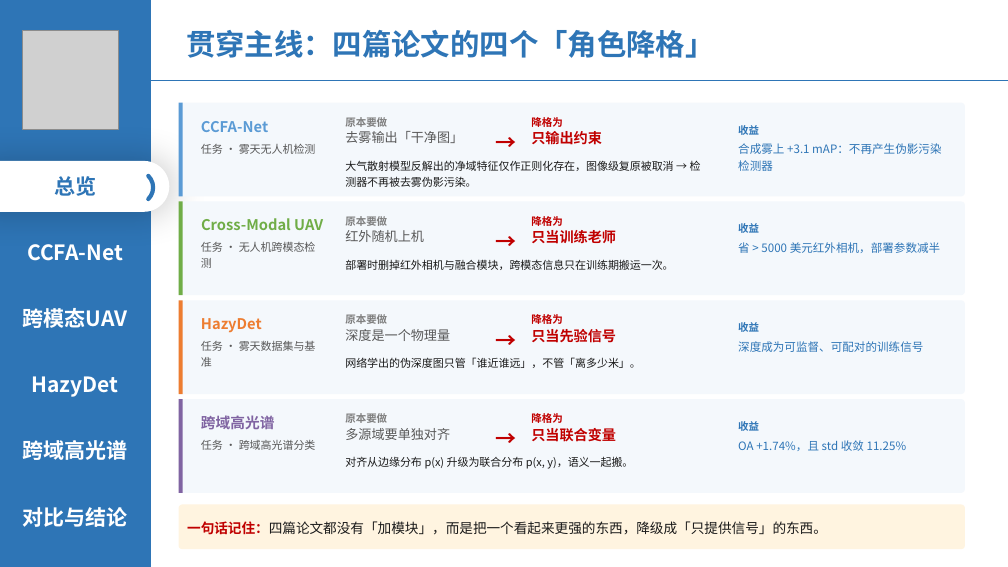
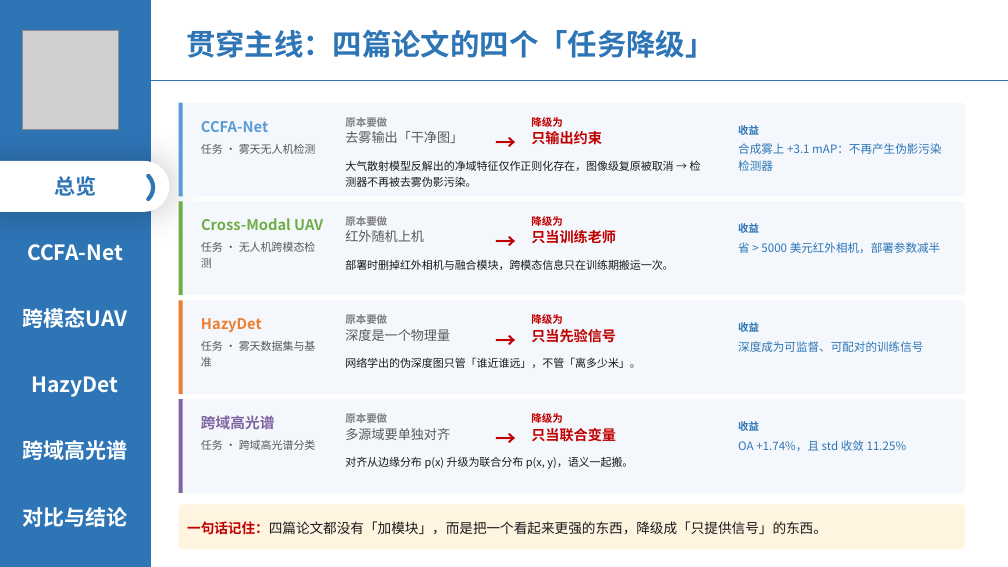
Before and after one commit to 139876/paper-notes, a slide deck: slide 4 of 论文精读/3-HazyDet精读/附件/四篇论文-组会汇报.pptx. Drawn at 1008x567 pixels with LibreOffice and Linux fonts; fonts in the diff are those of the drawing; grey boxes stand for pictures. Boxes give left, top, right and bottom in pixels: in the first picture for what was removed or moved away, otherwise in the second. Text is boxed around its words. In the diff, an @@ line names an element or a change of style, - is before the commit and + after.

```diff
--- a/论文精读/3-HazyDet精读/附件/四篇论文-组会汇报.pptx
+++ b/论文精读/3-HazyDet精读/附件/四篇论文-组会汇报.pptx
@@ text at <box>186,30,714,58</box>: text changed @@
-贯穿主线：四篇论文的四个「角色降格」
+贯穿主线：四篇论文的四个「任务降级」
@@ text at <box>531,117,562,127</box>: text changed @@
-降格为
+降级为
@@ text at <box>531,216,562,226</box>: text changed @@
-降格为
+降级为
@@ text at <box>531,314,562,324</box>: text changed @@
-降格为
+降级为
@@ text at <box>531,413,562,423</box>: text changed @@
-降格为
+降级为
```
Also in this commit, not shown: 3 other slides changed.
